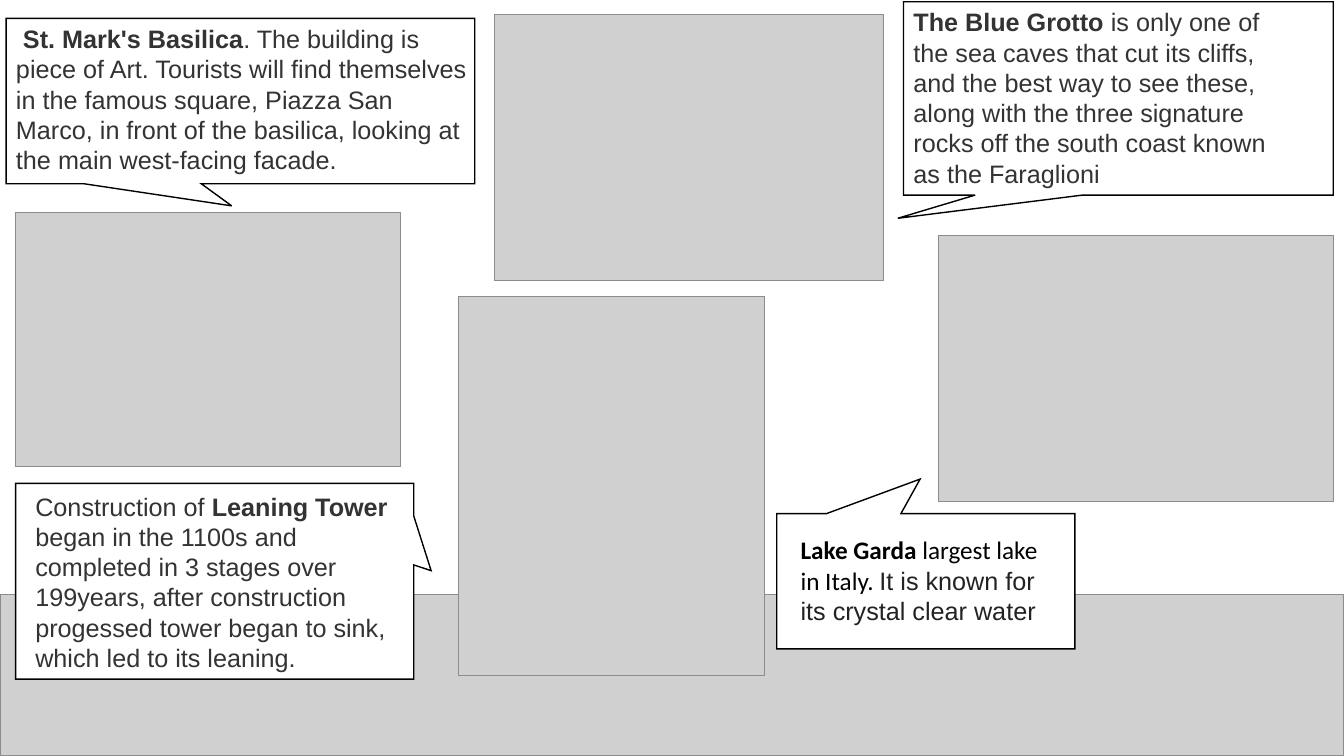
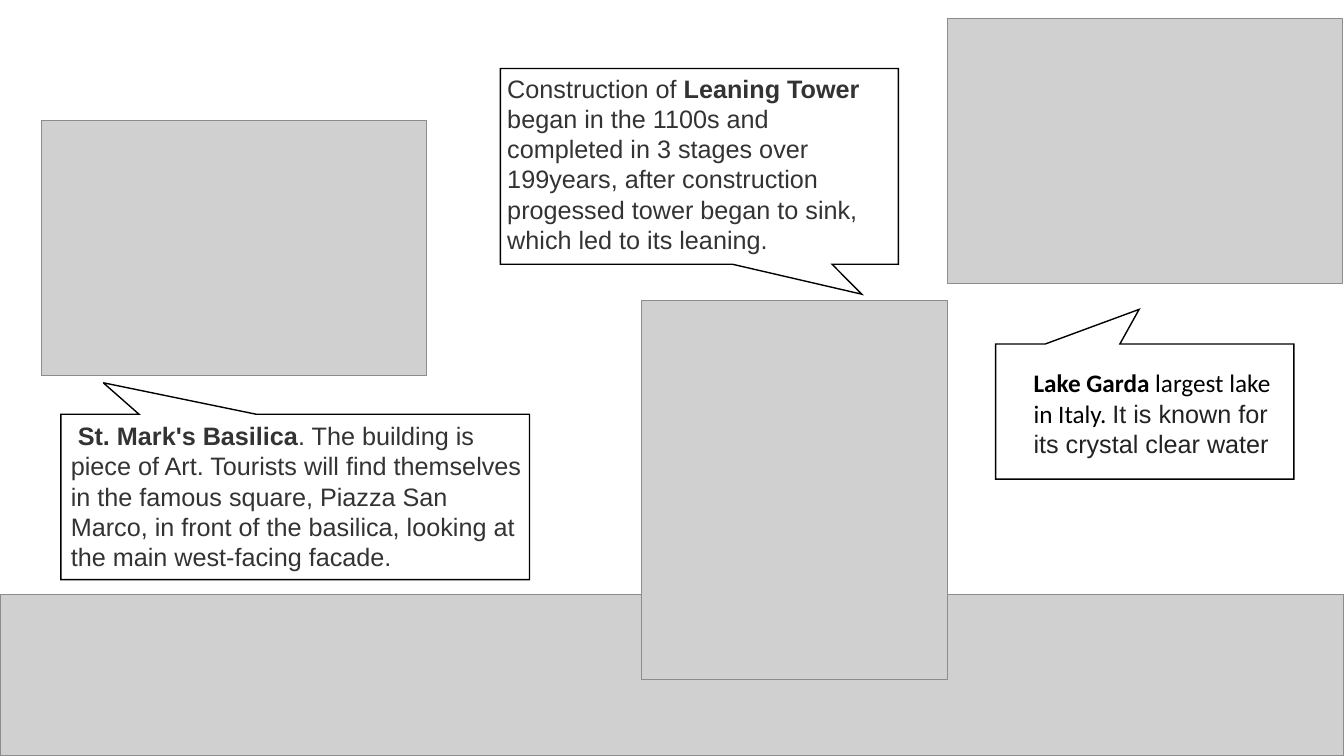
Before and after one commit to Utki-Ji/project, a slide deck: slide 21 of Global.pptx. Drawn at 1344x756 pixels with LibreOffice and Linux fonts; fonts in the diff are those of the drawing; grey boxes stand for pictures. Boxes give left, top, right and bottom in pixels: in the first picture for what was removed or moved away, otherwise in the second. Text is boxed around its words. In the diff, an @@ line names an element or a change of style, - is before the commit and + after.

```diff
--- a/Global.pptx
+++ b/Global.pptx
@@ picture removed at <box>494,15,883,281</box> @@
@@ speech box removed at <box>903,2,1333,196</box> @@
@@ text removed at <box>913,12,1266,188</box> @@
-The Blue Grotto is only one of the sea caves that cut its cliffs, and the best way to see these, along with the three signature rocks off the south coast known as the Faraglioni
@@ picture: place and size @@
-picture at <box>939,236,1334,501</box>
+picture at <box>948,18,1343,283</box>
@@ text "Construction of Leaning Tower began ...": place and size @@
-text "Construction of Leaning Tower began ..." at <box>35,497,387,672</box>
+text "Construction of Leaning Tower began ..." at <box>507,79,859,255</box>
@@ speech box: place and size @@
-speech box at <box>16,484,414,680</box>
+speech box at <box>500,69,898,264</box>
@@ speech box at <box>500,69,898,264</box>: proportions changed @@
@@ picture: place and size @@
-picture at <box>16,213,401,467</box>
+picture at <box>41,121,426,375</box>
@@ picture: place and size @@
-picture at <box>459,296,765,675</box>
+picture at <box>641,300,948,679</box>
@@ speech box: place and size @@
-speech box at <box>777,514,1076,649</box>
+speech box at <box>996,344,1295,479</box>
@@ text "Lake Garda largest lake in ...": place and size @@
-text "Lake Garda largest lake in ..." at <box>801,541,1037,626</box>
+text "Lake Garda largest lake in ..." at <box>1034,374,1270,459</box>
@@ text "St. Mark's Basilica. The building ...": place and size @@
-text "St. Mark's Basilica. The building ..." at <box>16,29,466,175</box>
+text "St. Mark's Basilica. The building ..." at <box>71,426,521,572</box>
@@ speech box: place and size @@
-speech box at <box>6,18,475,184</box>
+speech box at <box>60,414,529,580</box>
@@ speech box at <box>60,414,529,580</box>: proportions changed @@
```
Also in this commit, not shown: 4 other slides changed, 1 slide added, 1 slide removed.
